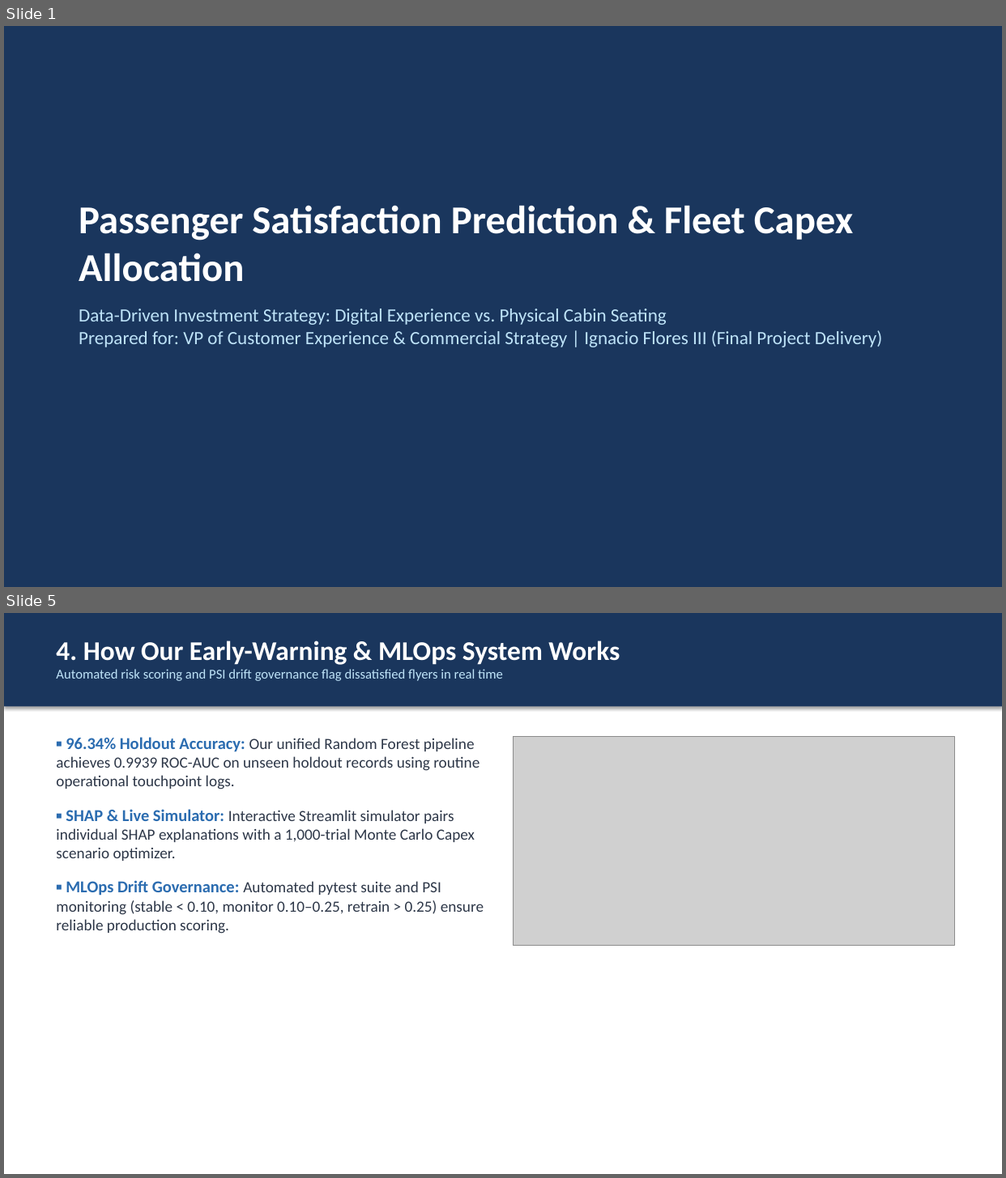
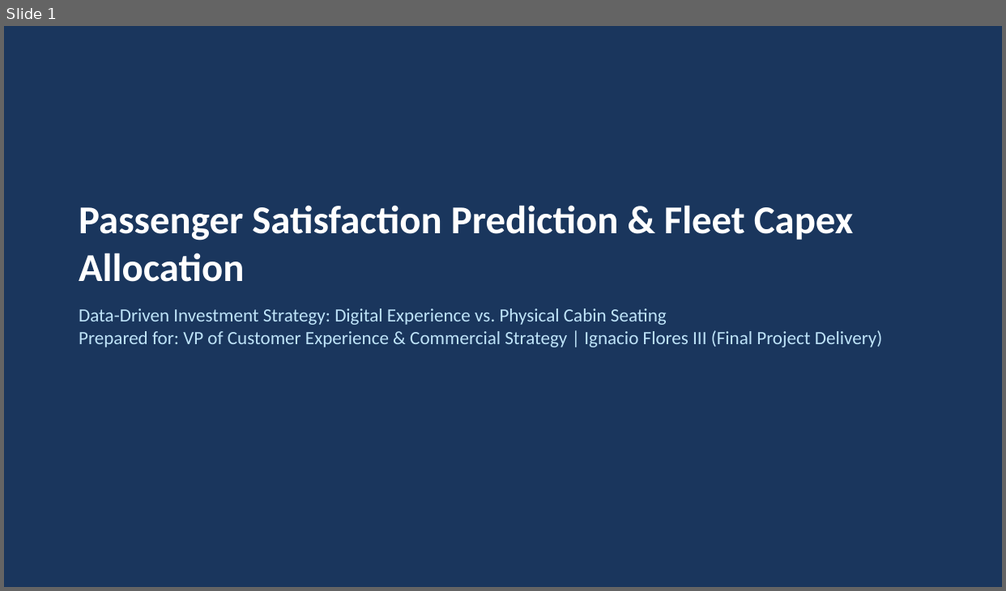
Before and after one commit to Ignacio-Flores-III/airline-passenger-satisfaction-prediction, a slide deck: reports/Stakeholder_Presentation.pptx. Shown one above the other, each under a label of ours: slides 1 and 5 before the commit, slide 1 after it; the slides between them are not shown. The pictures are 1006x1178 and 1006x591 pixels, drawn with LibreOffice and Linux fonts; fonts in the diff are those of the drawing; grey boxes stand for pictures. Boxes give left, top, right and bottom in pixels: in the first picture for what was removed or moved away, otherwise in the second. Text is boxed around its words. In the diff, an @@ line names an element or a change of style, - is before the commit and + after.

```diff
--- a/reports/Stakeholder_Presentation.pptx
+++ b/reports/Stakeholder_Presentation.pptx
@@ slide 5 removed at (4, 613, 1002, 1174), background #FFFFFF @@
@@ rectangle removed at (4, 613, 1002, 707) @@
@@ text removed at (56, 641, 620, 681) @@
-4. How Our Early-Warning & MLOps System Works
-Automated risk scoring and PSI drift governance flag dissatisfied flyers in real time
@@ text removed at (56, 737, 484, 934) @@
-▪ 96.34% Holdout Accuracy: Our unified Random Forest pipeline achieves 0.9939 ROC-AUC on unseen holdout records using routine operational touchpoint logs.
-▪ SHAP & Live Simulator: Interactive Streamlit simulator pairs individual SHAP explanations with a 1,000-trial Monte Carlo Capex scenario optimizer.
-▪ MLOps Drift Governance: Automated pytest suite and PSI monitoring (stable < 0.10, monitor 0.10–0.25, retrain > 0.25) ensure reliable production scoring.
@@ picture removed at (513, 736, 955, 945) @@
```
Also in this commit, not shown: 5 slides changed, 5 slides added, 2 other files.
